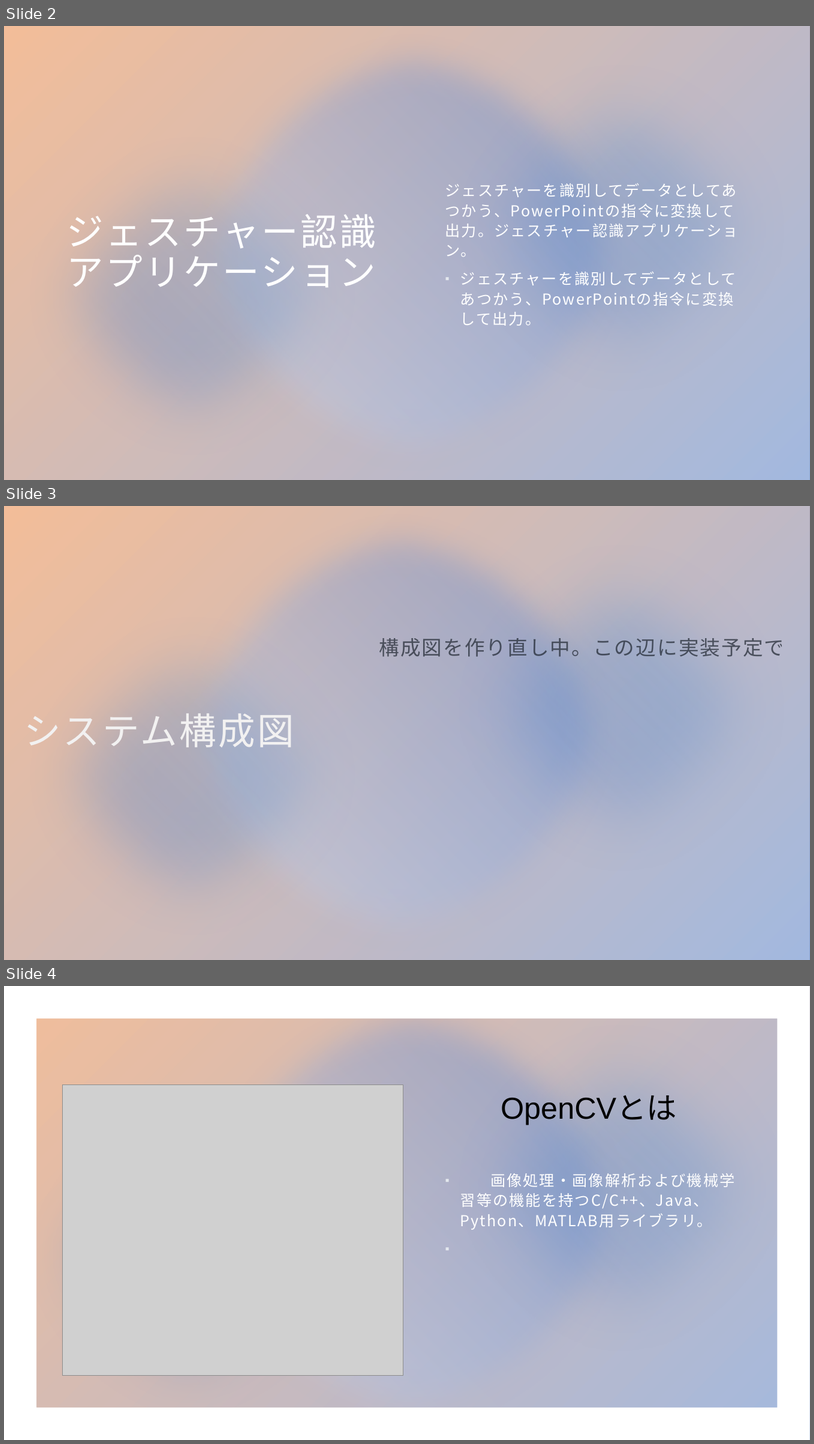
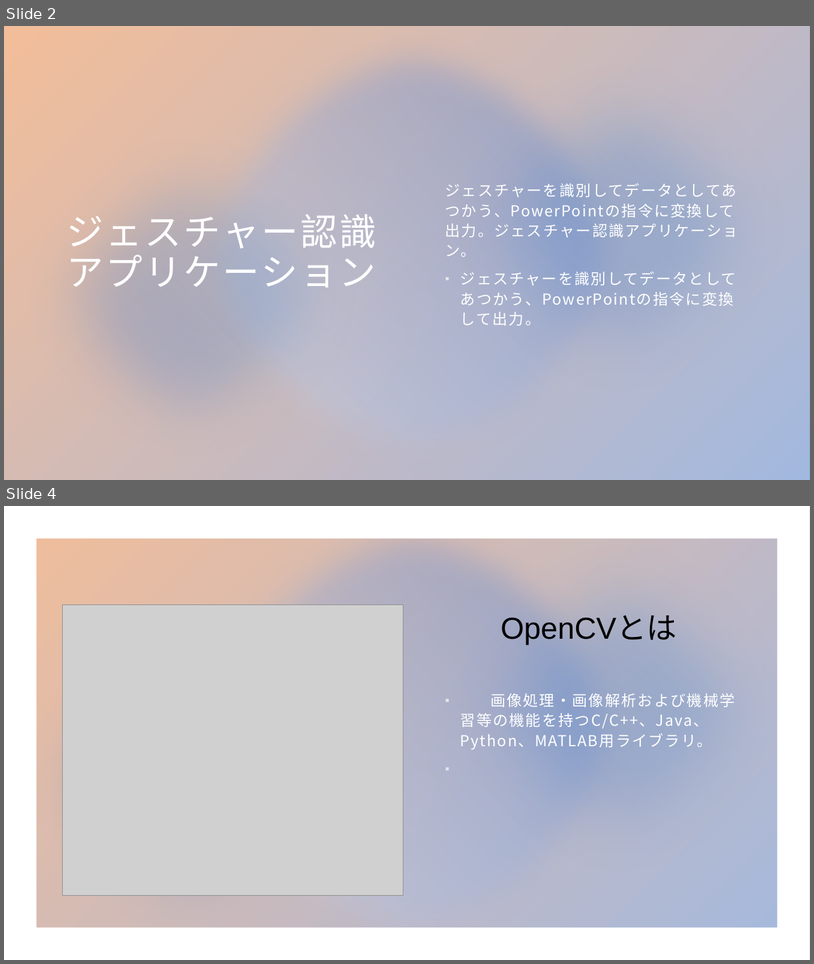
Before and after one commit to YIFAN-888/GRP_1, a slide deck: presentation/Panda AI.pptx. Shown one above the other, each under a label of ours: slides 2, 3 and 4 before the commit, slides 2 and 4 after it; the slides between them are not shown. The pictures are 814x1444 and 814x964 pixels, drawn with LibreOffice and Linux fonts; fonts in the diff are those of the drawing; grey boxes stand for pictures. Boxes give left, top, right and bottom in pixels: in the first picture for what was removed or moved away, otherwise in the second. Text is boxed around its words. In the diff, an @@ line names an element or a change of style, - is before the commit and + after.

```diff
--- a/presentation/Panda AI.pptx
+++ b/presentation/Panda AI.pptx
@@ slide 3 removed at bbox=[4, 506, 810, 960], background #FFFFFF; not listed: 1 template element that a slide beside it also shows @@
@@ frame removed at bbox=[4, 506, 810, 960] @@
@@ rectangle removed at bbox=[4, 506, 810, 960] @@
@@ rectangle removed at bbox=[4, 506, 810, 960] @@
@@ rectangle removed at bbox=[4, 506, 810, 960] @@
@@ ellipse removed at bbox=[172, 506, 626, 960] @@
@@ ellipse removed at bbox=[431, 518, 810, 899] @@
@@ ellipse removed at bbox=[4, 591, 384, 960] @@
@@ text removed at bbox=[379, 638, 806, 657] @@
-構成図を作り直し中。この辺に実装予定です
@@ title removed at bbox=[24, 713, 294, 747] @@
-システム構成図
```
Also in this commit, not shown: 4 slides changed, 5 slides added.
